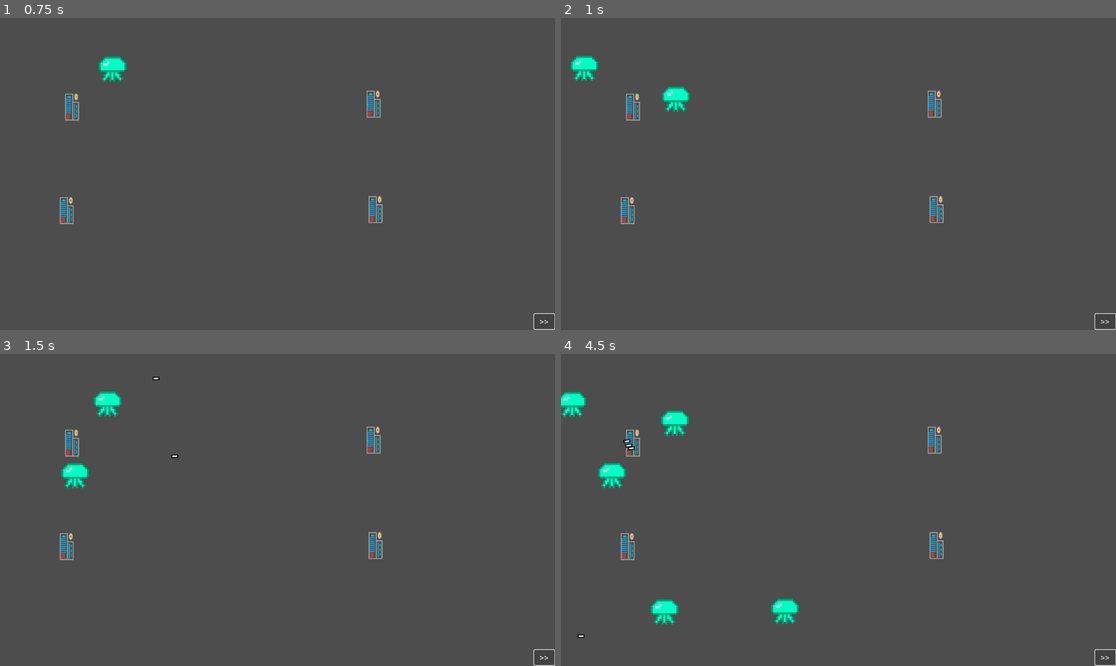
Above: before the commit, frames 1-4 (two rows, left to right).
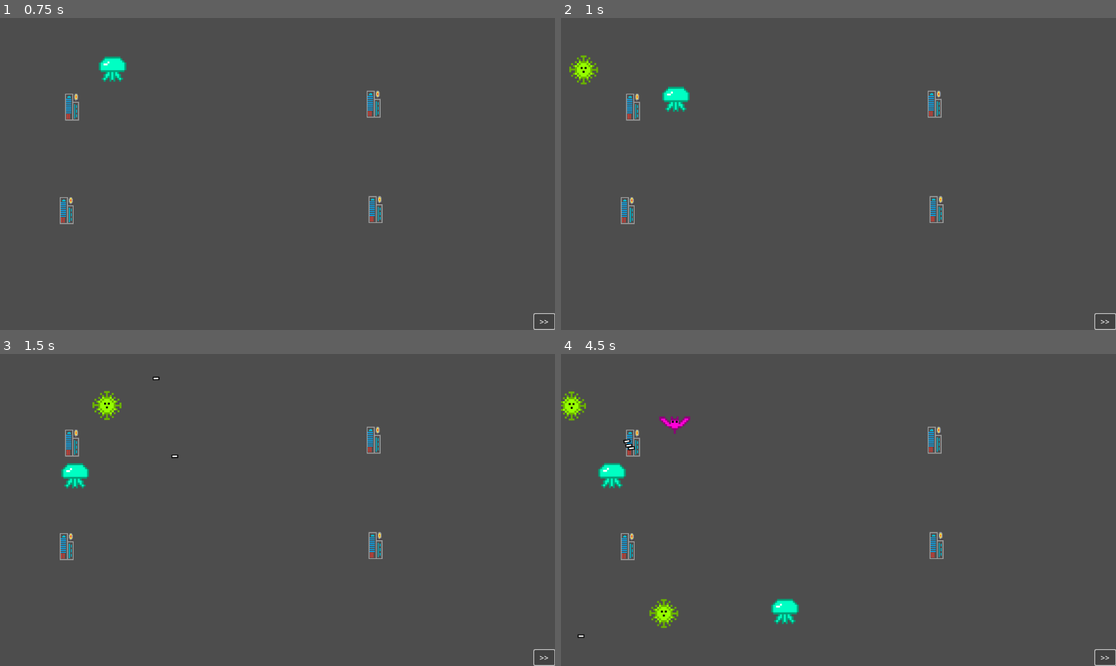
Above: after the commit, the same moments.

Repository: pbagnoud/minijam183
Game: Godot game, scene res://Scenes/main.tscn
Same seed, same stepped clock (60 frames per second), same inputs: the game is played once before the commit and once after it.
Inputs:
- Up to frame 1 (0.75 s): click ">>" at 0.5 s
- Up to frame 2 (1 s): no input
- Up to frame 3 (1.5 s): click ">>" at 1.25 s
- Up to frame 4 (4.5 s): click ">>" at 2 s

Frame 1 is identical in both runs. In frame 2, 0.4% of the frame differs, in the area x 1-7%, y 12-22%; in frame 3, 0.4%; in frame 4, 1.0%, in the area x 0-24%, y 12-88%.

Commit message:
show color

Diff:
--- a/minijam183/Scripts/bullet.gd
+++ b/minijam183/Scripts/bullet.gd
@@ -12,5 +12,6 @@
 	durability-=1
 	if durability==0:
 		queue_free()
+
 func _on_timer_timeout() -> void:
 	queue_free()
--- a/minijam183/Scripts/enemy.gd
+++ b/minijam183/Scripts/enemy.gd
@@ -6,7 +6,13 @@
 
 var real_position: Vector2
 var pv: int = 2
-var color: int = 1
+var color: int = 1:
+	set(value):
+		color=value
+		change_color(value)
+
+func _ready() -> void:
+	change_color(color)
 
 func _on_area_2d_body_entered(body: Node2D) -> void:
 	if body.is_in_group("bullet") :
@@ -15,6 +21,8 @@
 		else:
 			pv -= body.power
 		body.hit_something()
+		if body.has_color_change:
+			change_color(body.color)
 	if pv <= 0:
 		get_parent().queue_free()
 
